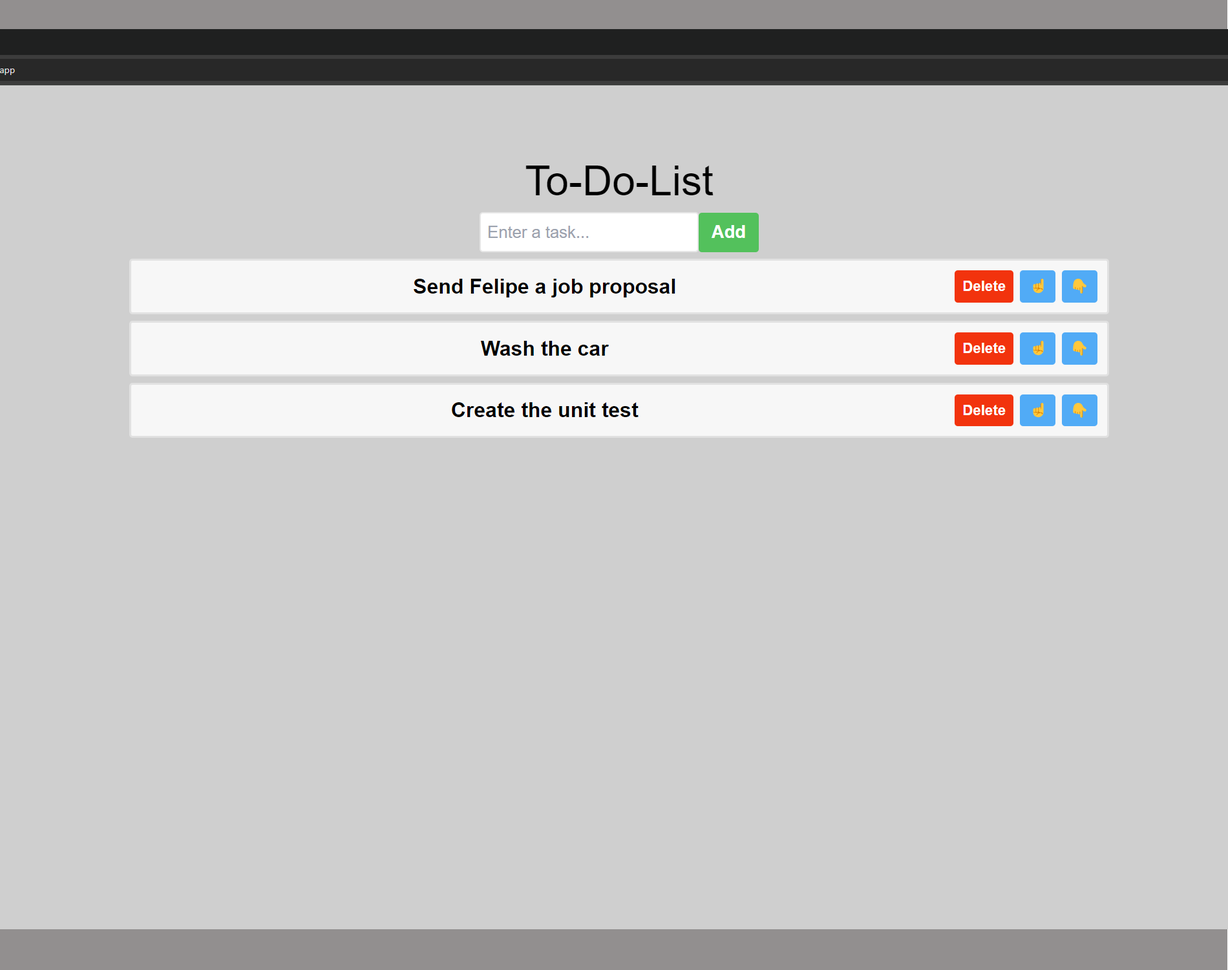
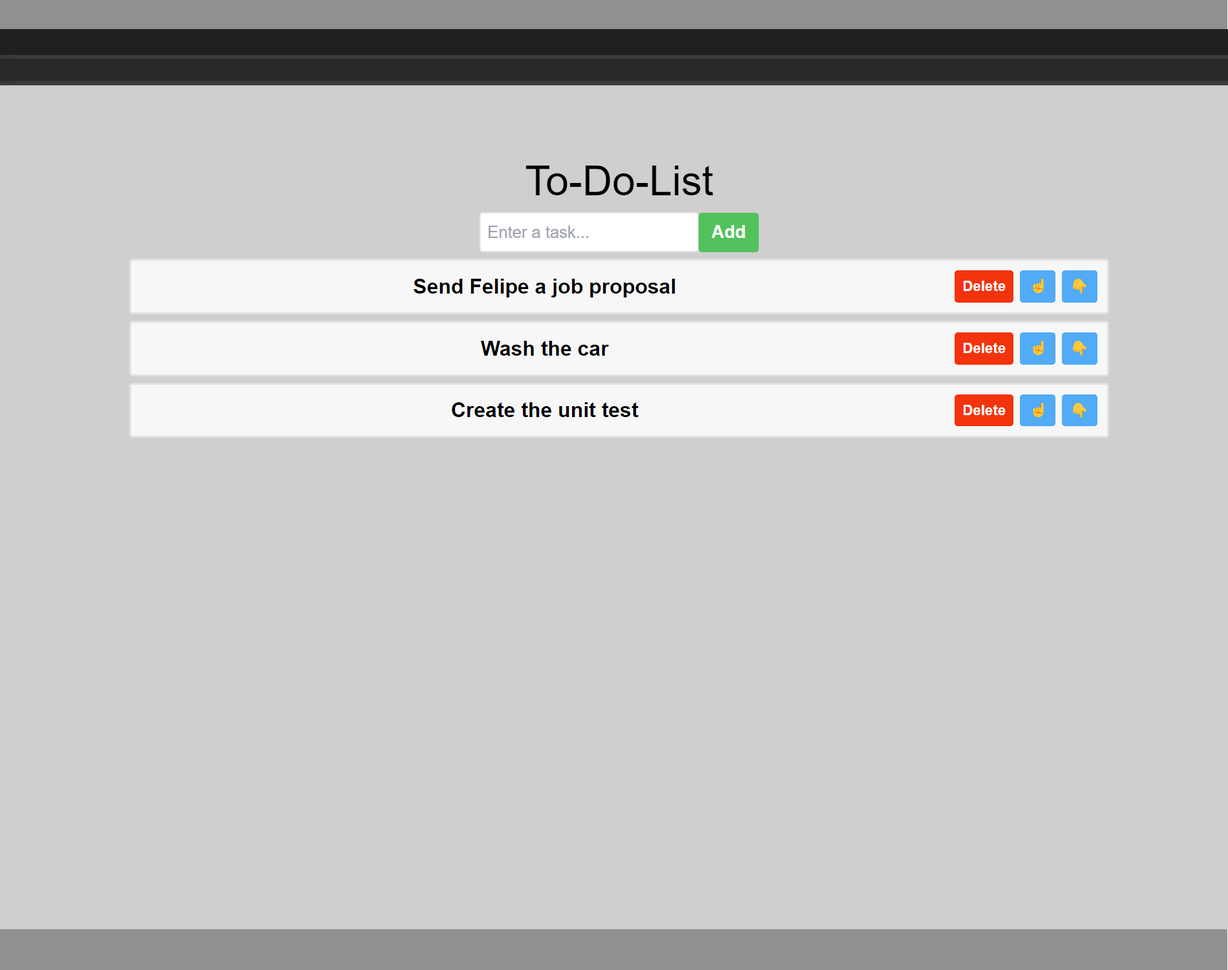
Revision of a layered 1228x970 image; what changed, layer by layer:
painted on "Camada colada" over [0,56,19,87]
